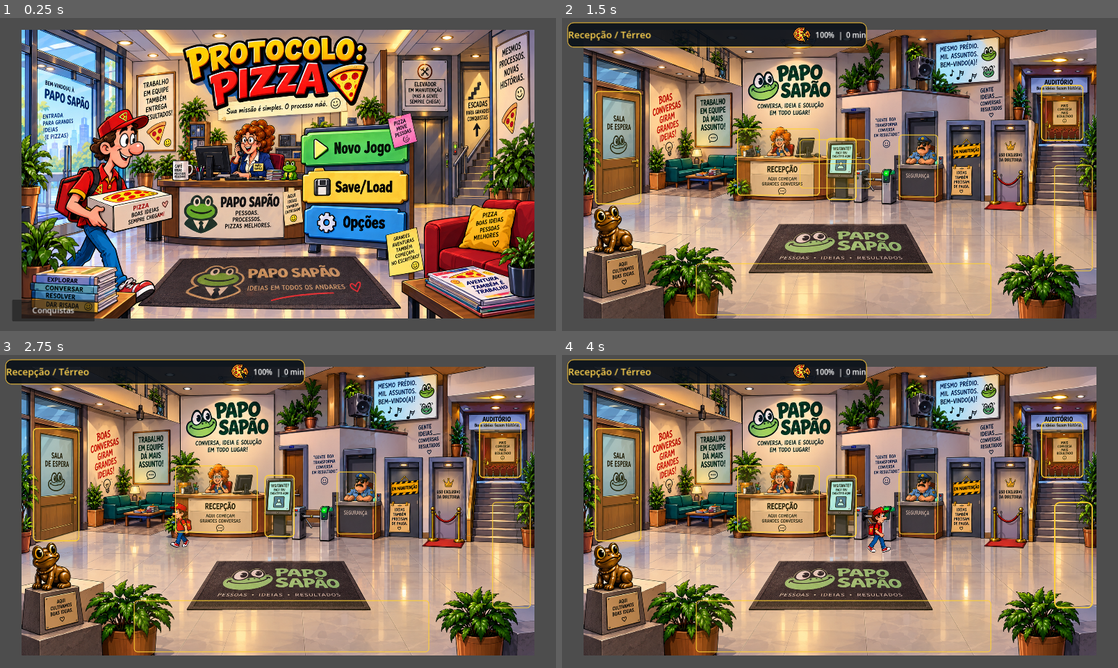
Above: before the commit, frames 1-4 (two rows, left to right).
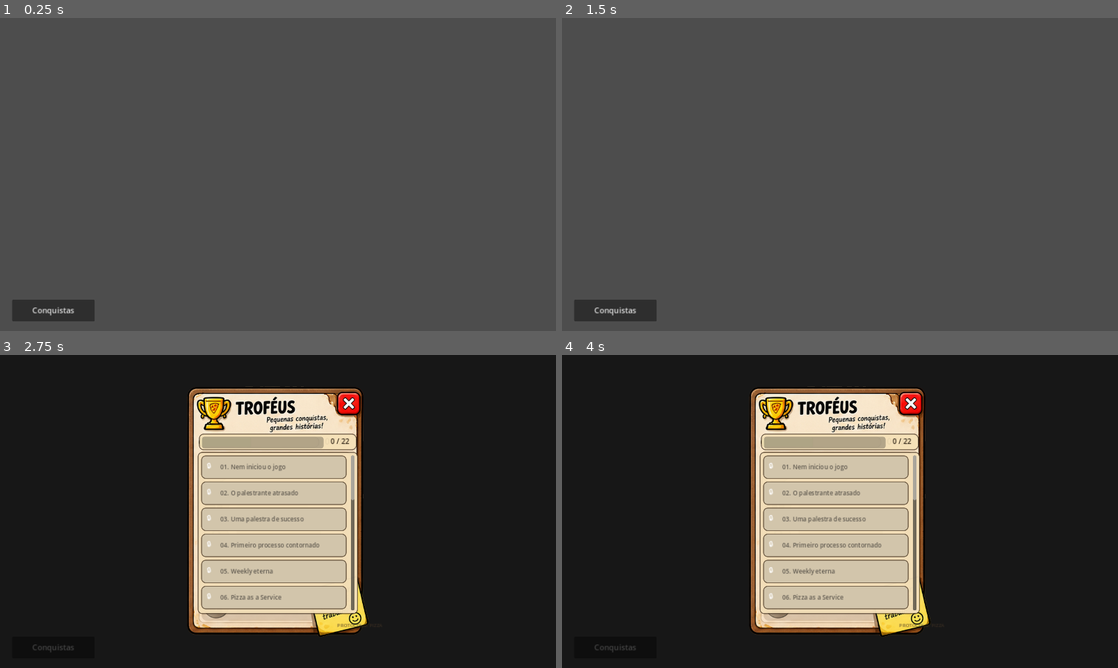
Above: after the commit, the same moments.

Repository: washincofer/protocolo-pizza
Game: Godot game, scene res://scenes/Main.tscn
Two runs of this game, one before a commit and one after it. Both use one fixed random seed, a clock stepped at 60 frames per second and the inputs below.
Inputs (mouse positions are in pixels of both pictures, inside the frame that each line leads up to):
- Up to frame 1 (0.25 s): no input
- Up to frame 2 (1.5 s): click (917, 146) at 0.52 s; click (834, 121) at 1.27 s
- Up to frame 3 (2.75 s): click (55, 646) at 2 s, where only the run after the commit has a clickable "Conquistas"
- Up to frame 4 (4 s): click (917, 502) at 2.77 s; click (1073, 555) at 3.52 s

The runs differ from the first frame. In frame 1, 80% of the frame differs, in the area x 3-97%, y 3-96%; in frame 2, 82%; in frame 3, 89%; in frame 4, 89%, in the area x 0-100%, y 0-100%.
Error before the commit: Attempted to free a locked object (calling or emitting). (res://scripts/main.gd:22)
Error after the commit: Parse Error: Identifier "SceneTransition" not declared in the current scope. (res://scripts/scene_router.gd:8)

Commit message:
Integra SceneRouter com transição de cenário

Diff:
--- a/godot/scripts/scene_router.gd
+++ b/godot/scripts/scene_router.gd
@@ -3,6 +3,13 @@
 signal area_changed(area_id: String)
 
 func route_to(area_id: String) -> void:
+	if area_id.is_empty():
+		return
+	if SceneTransition.is_transitioning():
+		return
+	SceneTransition.transition_to(area_id, Callable(self, "_commit_route"))
+
+func _commit_route(area_id: String) -> void:
 	GameState.current_area = area_id
 	GameState.changed.emit()
 	area_changed.emit(area_id)
